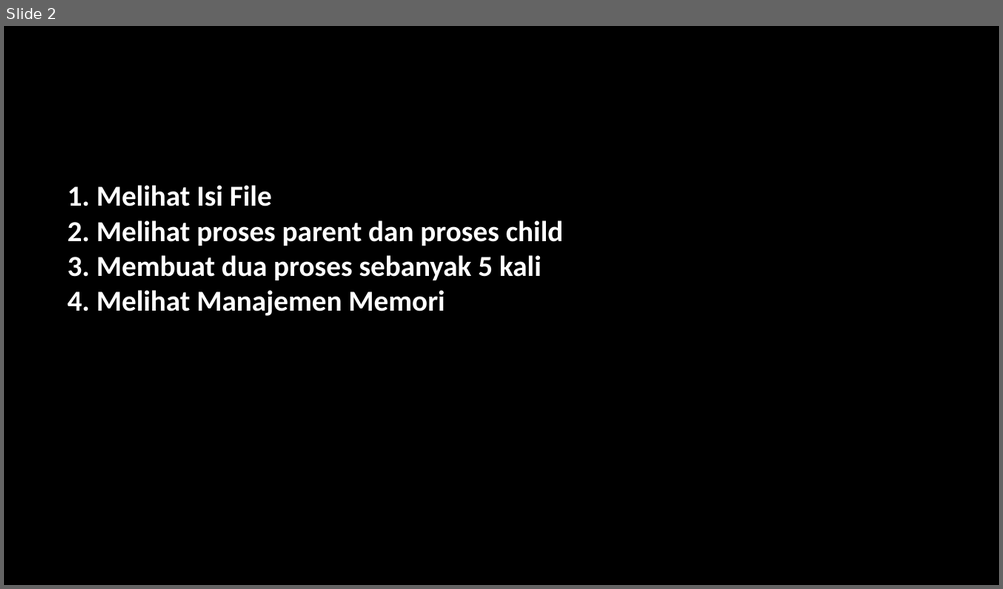
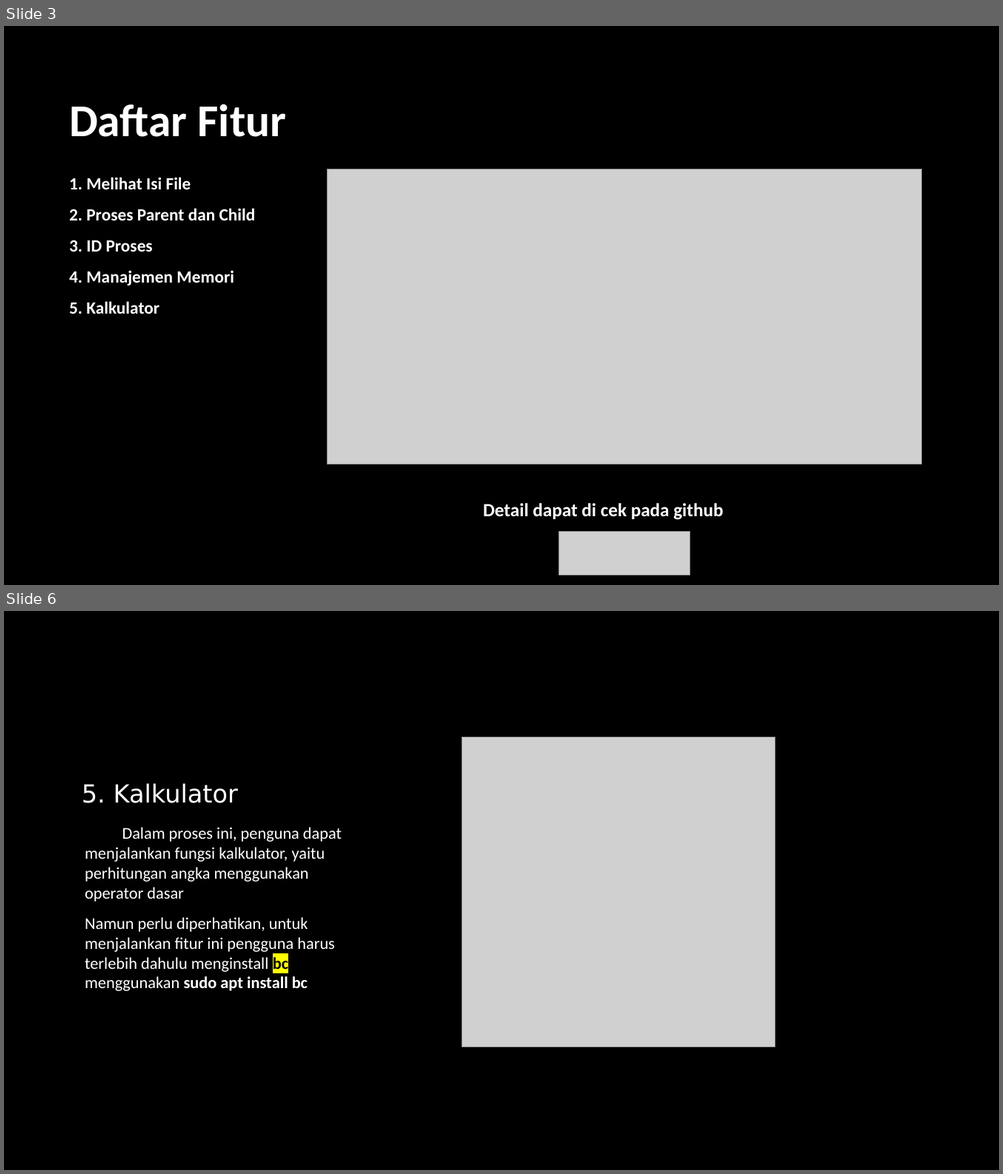
Before and after one commit to Putra1688/UAS-SISTEMOPERASI, a slide deck: Documentation/Progam shell.pptx. Shown one above the other, each under a label of ours: slide 2 before the commit, slides 3 and 6 after it; the slides between them are not shown. The pictures are 1003x589 and 1003x1174 pixels, drawn with LibreOffice and Linux fonts; fonts in the diff are those of the drawing; grey boxes stand for pictures; background and template pictures are left out. Boxes give left, top, right and bottom in pixels: in the first picture for what was removed or moved away, otherwise in the second. Text is boxed around its words. In the diff, an @@ line names an element or a change of style, - is before the commit and + after.

```diff
--- a/Documentation/Progam shell.pptx
+++ b/Documentation/Progam shell.pptx
@@ slide 6 added at [4, 611, 999, 1170], background picture (left out) @@
@@ picture added at [462, 737, 776, 1048] @@
@@ title added at [82, 783, 238, 803], 24 pt, text #FFFFFF @@
+5. Kalkulator
@@ text added at [85, 827, 341, 991], 16 pt, text #FFFFFF @@
+Dalam proses ini, penguna dapat menjalankan fungsi kalkulator, yaitu perhitungan angka menggunakan operator dasar
+Namun perlu diperhatikan, untuk menjalankan fitur ini pengguna harus terlebih dahulu menginstall bc menggunakan sudo apt install bc
@@ what was slide 2 is now slide 3 @@
@@ slide 3 changed as well @@
@@ title added at [69, 104, 287, 137], 44 pt, text #FFFFFF, bold @@
+Daftar Fitur
@@ text "1. Melihat Isi File" at [69, 177, 256, 314]: vertical alignment bottom to top @@
@@ text at [69, 177, 256, 314]: text changed; size 28 to 16.6 pt @@
-1. Melihat Isi File
-2. Melihat proses parent dan proses child
-3. Membuat dua proses sebanyak 5 kali
-4. Melihat Manajemen Memori
+1. Melihat Isi File
+2. Proses Parent dan Child
+3. ID Proses
+4. Manajemen Memori
+5. Kalkulator
@@ picture added at [327, 170, 922, 465] @@
@@ text added at [483, 503, 723, 520], 18 pt, text #FFFFFF, bold @@
+Detail dapat di cek pada github
@@ picture added at [558, 533, 690, 576] @@
```
Also in this commit, not shown: 5 other slides added, 1 slide removed, 1 other file.
